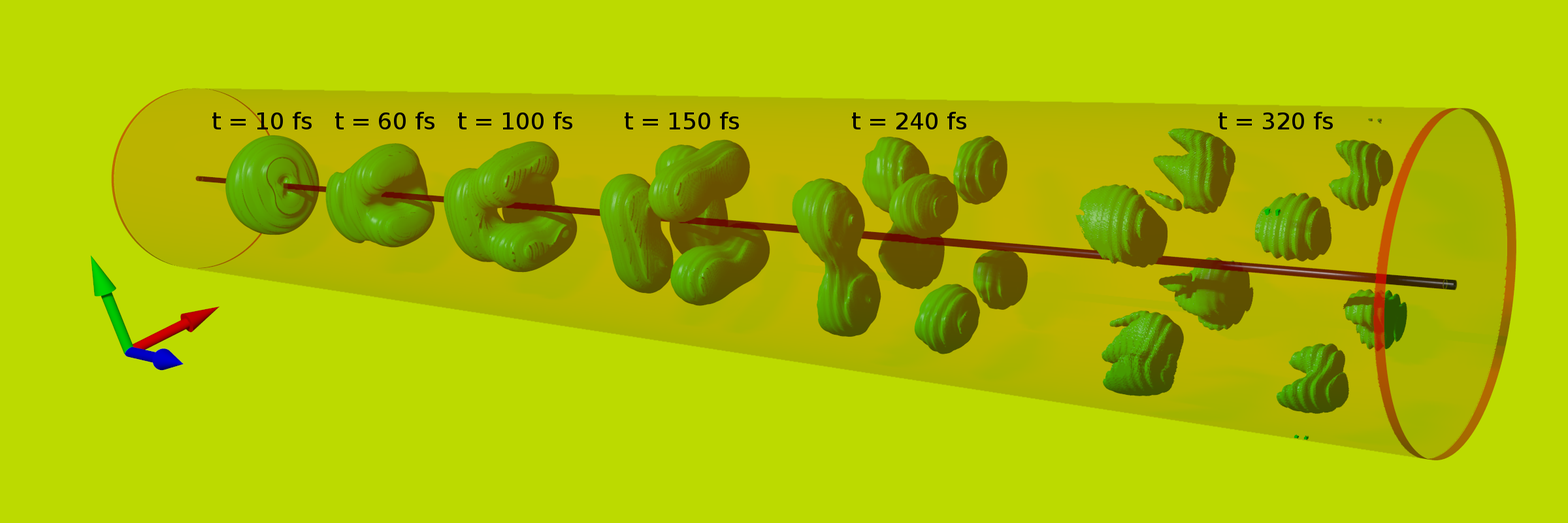
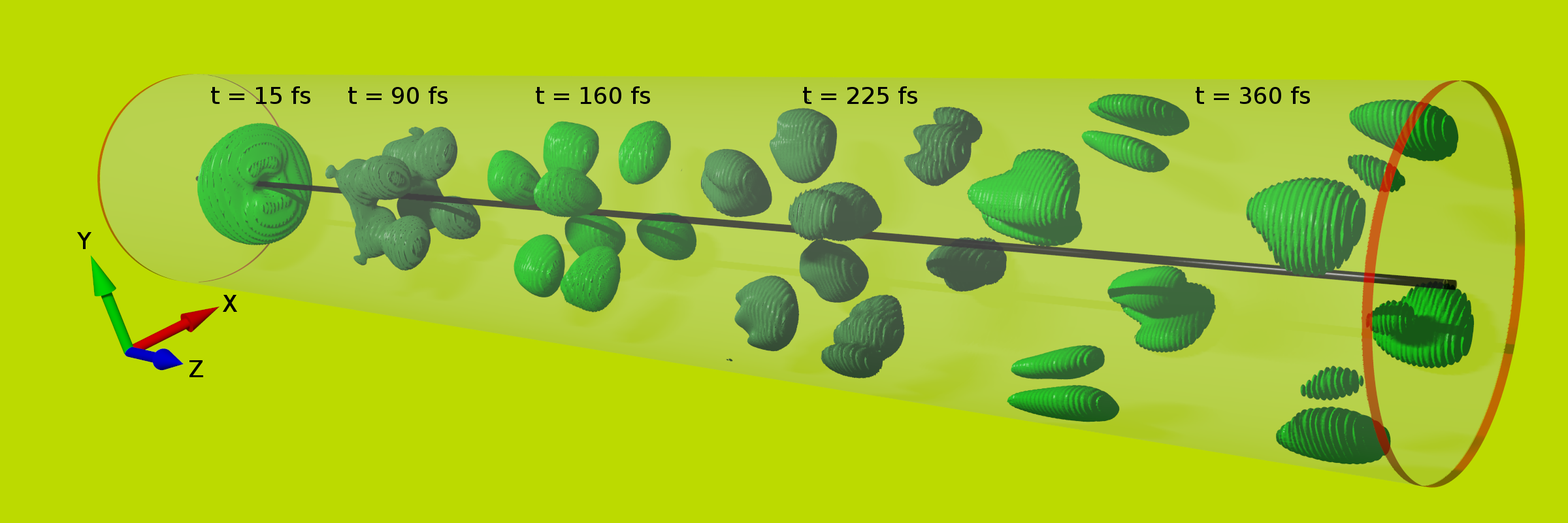
Two versions of the same layered image (1568x523). Layer-by-layer changes:
removed layer "..." over <box>212,111,1333,130</box>
added layer "Z" above "X" over <box>189,359,204,377</box>
added layer "X" above "Y" over <box>222,294,238,312</box>
added layer "Y" above "t = 15 fs t = 90 fs ..." over <box>77,231,92,249</box>
added layer "t = 15 fs t = 90 fs ..." above "intensity_gauss.png" over <box>211,86,1310,104</box>
painted on "intensity_gauss.png" over <box>97,73,1526,488</box>
